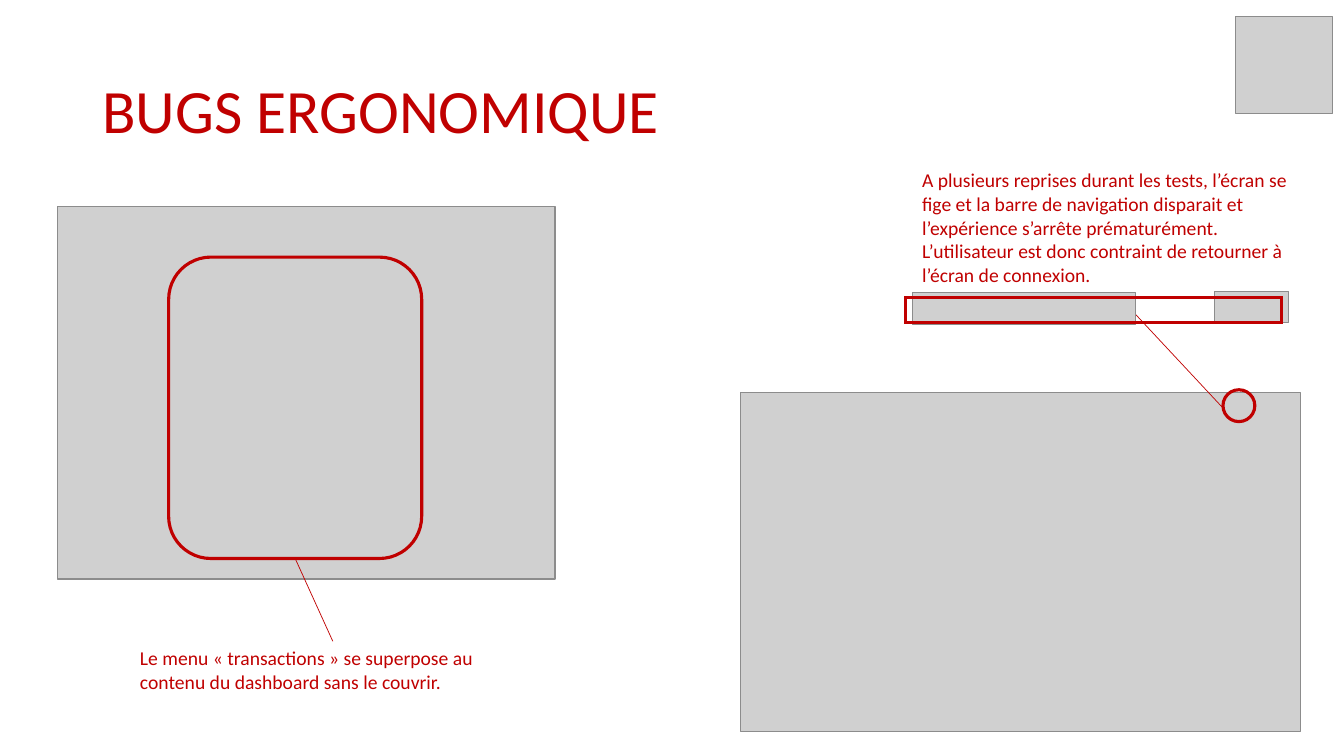
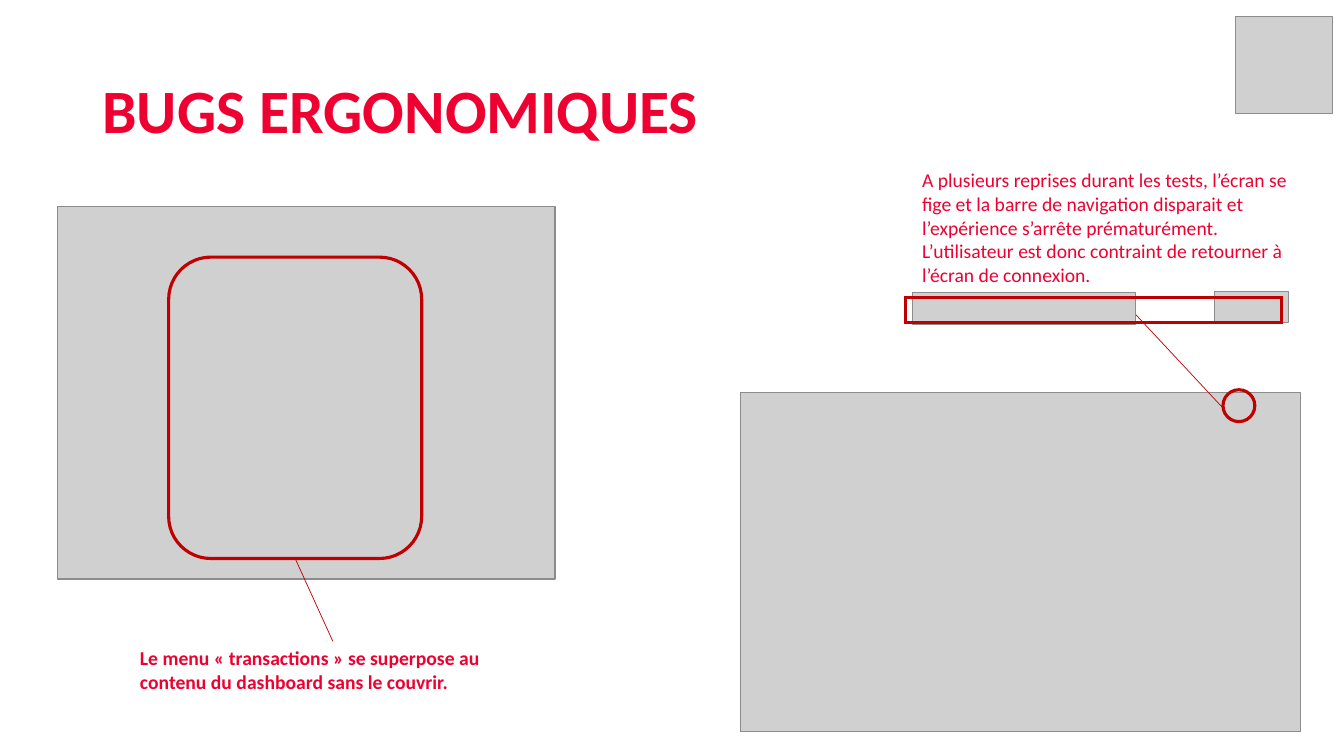
Before and after one commit to jajatmim/docs, a slide deck: slide 12 of CLIPRO.pptx (slide 10 before the commit). Drawn at 1344x756 pixels with LibreOffice and Linux fonts; fonts in the diff are those of the drawing; grey boxes stand for pictures. Boxes give left, top, right and bottom in pixels: in the first picture for what was removed or moved away, otherwise in the second. Text is boxed around its words. In the diff, an @@ line names an element or a change of style, - is before the commit and + after.

```diff
--- a/CLIPRO.pptx
+++ b/CLIPRO.pptx
@@ title at (x1=102, y1=92, x2=698, y2=141): text changed; text colour #C00000 to #EE0031; bold on @@
-BUGS ERGONOMIQUE
+BUGS ERGONOMIQUES
@@ text "A plusieurs reprises durant les ..." at (x1=922, y1=173, x2=1286, y2=282): text colour #C00000 to #EE0031 @@
@@ text "Le menu « transactions » ..." at (x1=140, y1=651, x2=479, y2=689): text colour #C00000 to #EE0031, bold on @@
```
Also in this commit, not shown: 9 other slides changed, 4 slides added, 1 other file.
